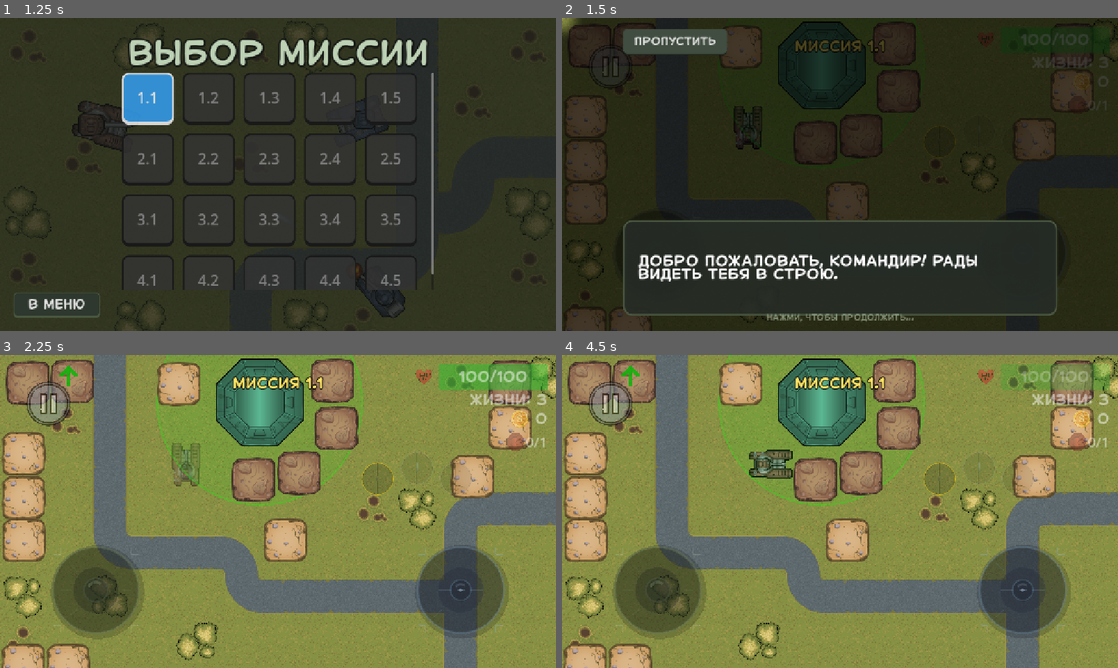
Above: before the commit, frames 1-4 (two rows, left to right).
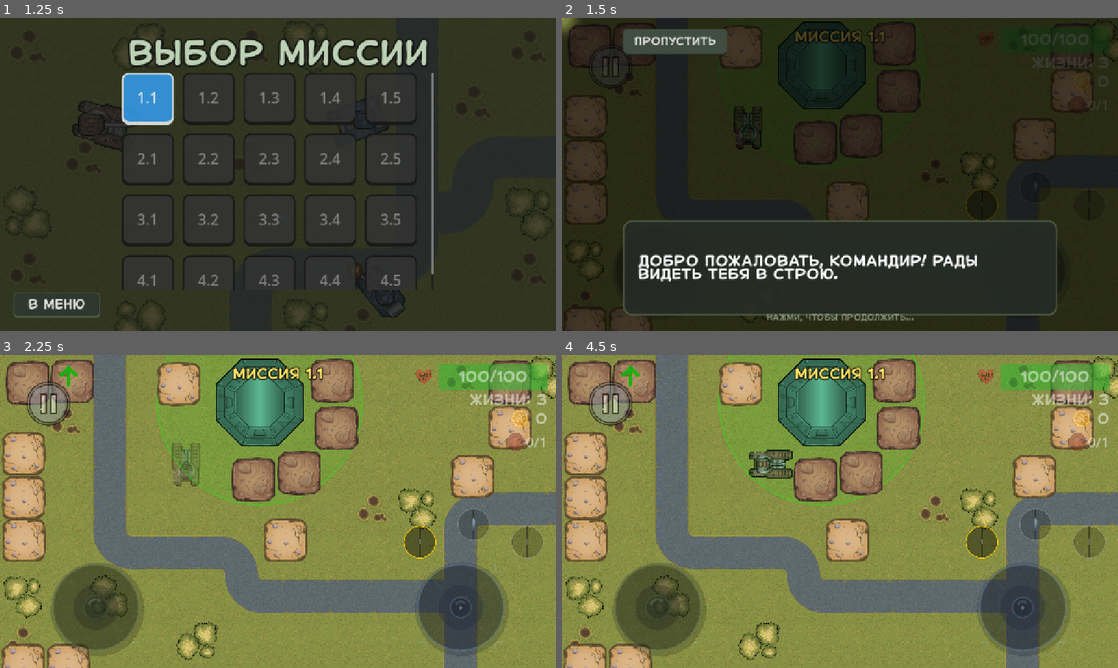
Above: after the commit, the same moments.

Repository: top-it-090304/Selyavi
Game: Godot game, scene res://scenes/MenuScenes/Menu.tscn
The game is run twice, just before and just after one commit, with the same random seed, the same clock (stepped at 60 frames per second) and the same inputs. Sound files missing from this copy of the repository are replaced by a short silence.
Inputs (mouse positions are in pixels of both pictures, inside the frame that each line leads up to):
- Up to frame 1 (1.25 s): click "Миссии" at 0.5 s
- Up to frame 2 (1.5 s): click "1.1" at 1.25 s
- Up to frame 3 (2.25 s): click "ПРОПУСТИТЬ" at 2 s
- Up to frame 4 (4.5 s): tap Enter at 2.75 s; move the mouse to (962, 495) at 2.77 s; hold D (move_right) 2.78-3.5 s; click (962, 495) at 2.92 s; drag from (728, 527) to (823, 401) at 3.52 s; move the mouse to (895, 442) at 4.27 s; hold D (move_right) from 4.28 s (still down)

Frame 1 is identical in both runs. In frame 2, 0.6% of the frame differs, in the area x 42-79%, y 4-65%; in frame 3, 6.4%; in frame 4, 7.4%, in the area x 9-99%, y 2-97%.

Commit message:
Mrrker fix

Diff:
--- a/scenes/Tank/HUD.tscn
+++ b/scenes/Tank/HUD.tscn
@@ -132,14 +132,6 @@
 label_settings = SubResource("LabelSettings_level")
 horizontal_alignment = 1
 
-[node name="PauseButton" type="TouchScreenButton" parent="."]
-modulate = Color(1, 1, 1, 0.5)
-position = Vector2(60, 60)
-scale = Vector2(0.2, 0.2)
-texture_normal = ExtResource("6")
-passby_press = true
-visibility_mode = 1
-
 [node name="Controls" type="Control" parent="."]
 layout_mode = 3
 anchors_preset = 15
@@ -156,11 +148,11 @@
 anchor_top = 1.0
 anchor_bottom = 1.0
 offset_left = 60.0
-offset_top = -280.0
+offset_top = -240.0
 offset_right = 320.0
 grow_vertical = 0
 theme_override_constants/margin_left = 60
-theme_override_constants/margin_bottom = 80
+theme_override_constants/margin_bottom = 40
 
 [node name="Joystick" parent="Controls/MoveJoystickContainer" instance=ExtResource("5")]
 layout_mode = 2
@@ -174,16 +166,30 @@
 anchor_right = 1.0
 anchor_bottom = 1.0
 offset_left = -320.0
-offset_top = -280.0
+offset_top = -240.0
 offset_right = -60.0
 grow_horizontal = 0
 grow_vertical = 0
 theme_override_constants/margin_right = 60
-theme_override_constants/margin_bottom = 80
+theme_override_constants/margin_bottom = 40
 
 [node name="Aim" parent="Controls/AimJoystickContainer" instance=ExtResource("5")]
 layout_mode = 2
 
-[node name="AmmoAnchor" type="Control" parent="Controls/AimJoystickContainer"]
-layout_mode = 2
+[node name="AmmoAnchor" type="Control" parent="."]
+layout_mode = 3
+anchors_preset = 3
+anchor_left = 1.0
+anchor_top = 1.0
+anchor_right = 1.0
+anchor_bottom = 1.0
+grow_horizontal = 0
+grow_vertical = 0
 mouse_filter = 2
+
+[node name="PauseButton" type="TouchScreenButton" parent="."]
+modulate = Color(1, 1, 1, 0.5)
+position = Vector2(60, 60)
+scale = Vector2(0.2, 0.2)
+texture_normal = ExtResource("6")
+visibility_mode = 1
--- a/scripts/Field.gd
+++ b/scripts/Field.gd
@@ -147,84 +147,46 @@
 	var style = StyleBoxFlat.new()
 	style.bg_color = Color(0.1, 0.11, 0.1, 0.96)
 	style.set_border_width_all(4)
+	# ВОССТАНОВЛЕНО: Зеленая окантовка для победы, красная для поражения
+	style.border_color = Color(0.2, 0.8, 0.2) if is_victory else Color(0.8, 0.2, 0.2)
 	style.set_corner_radius_all(20)
 	panel.add_theme_stylebox_override("panel", style)
 
 	var margin = MarginContainer.new()
-	margin.add_theme_constant_override("margin_left", 30)
-	margin.add_theme_constant_override("margin_right", 30)
-	margin.add_theme_constant_override("margin_top", 30)
-	margin.add_theme_constant_override("margin_bottom", 30)
+	margin.add_theme_constant_override("margin_left", 30); margin.add_theme_constant_override("margin_right", 30)
+	margin.add_theme_constant_override("margin_top", 30); margin.add_theme_constant_override("margin_bottom", 30)
 	panel.add_child(margin)
 
-	var vbox = VBoxContainer.new()
-	vbox.add_theme_constant_override("separation", 20)
-	margin.add_child(vbox)
+	var vbox = VBoxContainer.new(); vbox.add_theme_constant_override("separation", 20); margin.add_child(vbox)
+	var title = Label.new(); title.text = "ПОБЕДА!" if is_victory else "ПОРАЖЕНИЕ"; title.horizontal_alignment = HORIZONTAL_ALIGNMENT_CENTER; title.add_theme_font_size_override("font_size", 48); vbox.add_child(title)
+	var desc = Label.new(); desc.text = reason; desc.horizontal_alignment = HORIZONTAL_ALIGNMENT_CENTER; desc.autowrap_mode = TextServer.AUTOWRAP_WORD_SMART; desc.custom_minimum_size = Vector2(400, 0); vbox.add_child(desc)
 
-	var title = Label.new()
-	title.text = "ПОБЕДА!" if is_victory else "ПОРАЖЕНИЕ"
-	title.horizontal_alignment = HORIZONTAL_ALIGNMENT_CENTER
-	title.add_theme_font_size_override("font_size", 48)
-	vbox.add_child(title)
-
-	var desc = Label.new()
-	desc.text = reason
-	desc.horizontal_alignment = HORIZONTAL_ALIGNMENT_CENTER
-	desc.autowrap_mode = TextServer.AUTOWRAP_WORD_SMART
-	desc.custom_minimum_size = Vector2(400, 0)
-	vbox.add_child(desc)
-
-	var btn_container = VBoxContainer.new()
-	btn_container.add_theme_constant_override("separation", 12)
-	vbox.add_child(btn_container)
+	var btn_container = VBoxContainer.new(); btn_container.add_theme_constant_override("separation", 12); vbox.add_child(btn_container)
 
 	var style_btn = func(btn: Button):
 		btn.custom_minimum_size = Vector2(0, 56)
-		var btn_style = StyleBoxFlat.new()
-		btn_style.bg_color = Color(0.2, 0.22, 0.2)
-		btn_style.set_corner_radius_all(12)
-		btn.add_theme_stylebox_override("normal", btn_style)
-		btn.add_theme_font_size_override("font_size", 24)
+		var btn_style = StyleBoxFlat.new(); btn_style.bg_color = Color(0.2, 0.22, 0.2); btn_style.set_corner_radius_all(12)
+		btn.add_theme_stylebox_override("normal", btn_style); btn.add_theme_font_size_override("font_size", 24)
 
 	if is_victory and current_level < 20:
-		var btn_next = Button.new()
-		btn_next.text = "СЛЕДУЮЩАЯ МИССИЯ"
-		style_btn.call(btn_next)
-		btn_container.add_child(btn_next)
-		btn_next.pressed.connect(func():
-			get_tree().paused = false
-			var next_lvl = current_level + 1
-			if SaveManager: SaveManager.current_level = next_lvl
-			get_tree().change_scene_to_file("res://scenes/Levels/Level_" + str(next_lvl) + ".tscn")
-		)
+		var btn_next = Button.new(); btn_next.text = "СЛЕДУЮЩАЯ МИССИЯ"; style_btn.call(btn_next); btn_container.add_child(btn_next)
+		btn_next.pressed.connect(func(): get_tree().paused = false; var next_lvl = current_level + 1; if SaveManager: SaveManager.current_level = next_lvl; get_tree().change_scene_to_file("res://scenes/Levels/Level_" + str(next_lvl) + ".tscn"))
 
-	var btn_retry = Button.new()
-	btn_retry.text = "ИГРАТЬ СНОВА"
-	style_btn.call(btn_retry)
-	btn_container.add_child(btn_retry)
-	btn_retry.pressed.connect(func():
-		get_tree().paused = false
-		get_tree().reload_current_scene()
-	)
+	var btn_retry = Button.new(); btn_retry.text = "ИГРАТЬ СНОВА"; style_btn.call(btn_retry); btn_container.add_child(btn_retry)
+	btn_retry.pressed.connect(func(): get_tree().paused = false; get_tree().reload_current_scene())
 
-	var btn_menu = Button.new()
-	btn_menu.text = "В ГЛАВНОЕ МЕНЮ"
-	style_btn.call(btn_menu)
-	btn_container.add_child(btn_menu)
-	btn_menu.pressed.connect(func():
-		get_tree().paused = false
-		get_tree().change_scene_to_file("res://scenes/MenuScenes/Menu.tscn")
-	)
+	# ВОССТАНОВЛЕНО: Кнопка выбора миссии
+	var btn_levels = Button.new(); btn_levels.text = "ВЫБОР МИССИИ"; style_btn.call(btn_levels); btn_container.add_child(btn_levels)
+	btn_levels.pressed.connect(func(): get_tree().paused = false; get_tree().change_scene_to_file("res://scenes/MenuScenes/LevelSelector.tscn"))
+
+	var btn_menu = Button.new(); btn_menu.text = "В ГЛАВНОЕ МЕНЮ"; style_btn.call(btn_menu); btn_container.add_child(btn_menu)
+	btn_menu.pressed.connect(func(): get_tree().paused = false; get_tree().change_scene_to_file("res://scenes/MenuScenes/Menu.tscn"))
 
 func _cleanup_global_objects():
 	for node in get_tree().root.get_children():
 		if node == get_tree().current_scene: continue
-		if node.is_in_group("enemies") or node.name.contains("Bullet"):
-			node.queue_free()
+		if node.is_in_group("enemies") or node.name.contains("Bullet"): node.queue_free()
 
 func toggle_pause():
 	if get_tree().paused: return
-	get_tree().paused = true
-	var p = _pauseScene.instantiate()
-	p.process_mode = Node.PROCESS_MODE_ALWAYS
-	add_child(p)
+	get_tree().paused = true; var p = _pauseScene.instantiate(); p.process_mode = Node.PROCESS_MODE_ALWAYS; add_child(p)
--- a/scripts/HUD.gd
+++ b/scripts/HUD.gd
@@ -68,6 +68,8 @@
 	_setup_warning_label()
 
 	var pause_btn = get_node_or_null("PauseButton")
+	if not pause_btn: pause_btn = find_child("PauseButton", true)
+
 	if pause_btn:
 		pause_btn.pressed.connect(_on_pause_pressed)
 		pause_btn.modulate.a = 0.5
@@ -94,20 +96,24 @@
 		scene._on_TouchScreenButton_pressed()
 
 func _setup_ammo_selection():
-	if !_ammo_anchor: return
+	if !_ammo_anchor or !_aim_joy_c: return
 	for c in _ammo_anchor.get_children(): c.queue_free()
 
 	var loadout = AMMO_DEFAULT_LOADOUT
 	if _player != null and is_instance_valid(_player) and _player.has_method("get_ammo_loadout"):
 		loadout = _player.get_ammo_loadout()
 
-	var angles = [-2.1, -1.57, -1.05]
-	var radius = 180.0
+	var joy_center = _aim_joy_c.global_position + _aim_joy_c.size / 2
+	var anchor_pos = _ammo_anchor.global_position
+	var relative_joy = joy_center - anchor_pos
+
+	var angles = [-2.2, -1.57, -0.94]
+	var radius = 210.0
 
 	for i in range(3):
 		var touch_btn = TouchScreenButton.new()
 		var offset = Vector2(cos(angles[i]), sin(angles[i])) * radius
-		touch_btn.position = offset - Vector2(AMMO_HITBOX_SIZE/2, AMMO_HITBOX_SIZE/2)
+		touch_btn.position = relative_joy + offset - Vector2(AMMO_HITBOX_SIZE/2, AMMO_HITBOX_SIZE/2)
 
 		var slot = Panel.new()
 		slot.mouse_filter = Control.MOUSE_FILTER_IGNORE
@@ -165,7 +171,7 @@
 	for i in range(3):
 		if not _ammo_buttons.has(i): continue
 		var slot = _ammo_buttons[i]
-		var cd = slot.get_node("Cooldown")
+		var cd = slot.get_node("Cooldown") as TextureProgressBar
 		if timer and not timer.is_stopped() and i == _player.get("_current_ammo_slot"):
 			cd.visible = true
 			cd.value = (timer.time_left / timer.wait_time) * 100
@@ -180,6 +186,7 @@
 		slot.add_theme_stylebox_override("panel", style)
 
 func _setup_buff_icon():
+	if has_node("BuffMarginContainer"): return
 	var buff_margin = MarginContainer.new()
 	buff_margin.name = "BuffMarginContainer"
 	add_child(buff_margin)
@@ -195,10 +202,39 @@
 	if _buffIcon: _buffIcon.visible = show_buff
 
 func _setup_warning_label():
-	_warningLabel = find_child("WarningLabel", true)
+	# ИСПРАВЛЕНИЕ: Центрированный VBoxContainer для всех надписей сверху
+	var top_center = find_child("TopCenter", true)
+	if !top_center: return
+
+	# Убеждаемся, что TopCenter - это CenterContainer или имеет правильные якоря
+	top_center.set_anchors_and_offsets_preset(Control.PRESET_CENTER_TOP)
+
+	var vbox = VBoxContainer.new()
+	vbox.name = "CenterLabelsVBox"
+	# Заставляем VBox растягиваться по ширине для центрирования текста
+	vbox.custom_minimum_size = Vector2(800, 0)
+	top_center.add_child(vbox)
+
+	# Перемещаем LevelLabel (номер миссии) в этот VBox
+	if _levelLabel and _levelLabel.get_parent():
+		_levelLabel.get_parent().remove_child(_levelLabel)
+		vbox.add_child(_levelLabel)
+		_levelLabel.horizontal_alignment = HORIZONTAL_ALIGNMENT_CENTER
+
+	_warningLabel = Label.new()
+	_warningLabel.name = "WarningLabel"
+	_warningLabel.text = "ШТАБ АТАКУЮТ!"
+	_warningLabel.horizontal_alignment = HORIZONTAL_ALIGNMENT_CENTER
+	_warningLabel.add_theme_font_size_override("font_size", 42)
+	_warningLabel.add_theme_color_override("font_color", Color(1, 0.2, 0.2))
+	_warningLabel.add_theme_color_override("font_outline_color", Color.BLACK)
+	_warningLabel.add_theme_constant_override("outline_size", 12)
+
+	vbox.add_child(_warningLabel)
+	_warningLabel.visible = false
 
 func trigger_base_attack_warning(base_pos: Vector2):
-	_base_under_attack = true; _player_base_pos = base_pos; _attack_warning_timer = 3.0
+	_base_under_attack = true; _player_base_pos = base_pos; _attack_warning_timer = 4.0
 	if _warningLabel: _warningLabel.visible = true
 
 func _setup_marker_overlay():
@@ -264,17 +300,22 @@
 func highlight_health():
 	if _healthProgress:
 		var tween = create_tween().set_parallel(true)
-		tween.tween_property(_healthProgress, "modulate:a", 1.0, 0.2)
-		if _healthLabel: tween.tween_property(_healthLabel, "modulate:a", 1.0, 0.2)
-		get_tree().create_timer(2.0).timeout.connect(func():
+		tween.tween_property(_healthProgress, "modulate:a", 1.0, 0.5)
+		if _healthLabel: tween.tween_property(_healthLabel, "modulate:a", 1.0, 0.5)
+		get_tree().create_timer(4.0).timeout.connect(func():
 			var fade = create_tween().set_parallel(true)
-			fade.tween_property(_healthProgress, "modulate:a", 0.5, 1.0)
-			if _healthLabel: fade.tween_property(_healthLabel, "modulate:a", 0.5, 1.0)
+			fade.tween_property(_healthProgress, "modulate:a", 0.5, 2.0)
+			if _healthLabel: fade.tween_property(_healthLabel, "modulate:a", 0.5, 2.0)
 		)
 
 func _on_marker_overlay_draw():
 	if _player == null or not is_instance_valid(_player): return
 	var cam_transform = _player.get_viewport().get_canvas_transform(); var cam_pos = cam_transform.affine_inverse().get_origin(); var cam_scale = cam_transform.get_scale(); var view_size = get_viewport().get_visible_rect().size / cam_scale; var screen_rect = Rect2(cam_pos, view_size)
+
+	# ВОССТАНОВЛЕНО: Маркер штаба под атакой
+	if _base_under_attack:
+		_draw_marker_for(_player_base_pos, Color.GREEN, _marker_icons.warning, screen_rect, true, 1.0)
+
 	var enemy_bases = get_tree().get_nodes_in_group("bases").filter(func(b): return b.get("type_base") == 1)
 	if enemy_bases.size() == 0:
 		for enemy in get_tree().get_nodes_in_group("enemies"):
@@ -289,12 +330,27 @@
 	if screen_rect.has_point(target_pos): return
 	var center = screen_rect.get_center(); var dir = (target_pos - center).normalized(); var dist = center.distance_to(target_pos); var marker_pos = _get_intersect_pos(center, dir, screen_rect); var margin = 80.0
 	marker_pos.x = clamp(marker_pos.x, screen_rect.position.x + margin, screen_rect.end.x - margin); marker_pos.y = clamp(marker_pos.y, screen_rect.position.y + margin, screen_rect.end.y - margin)
-	var draw_pos = _player.get_viewport().get_canvas_transform() * marker_pos; var base_scale = clamp(remap(dist, 800, 3000, max_scale, 0.5), 0.5, max_scale); var scale_factor = base_scale * (SaveManager.get_setting("game", "marker_scale", 1.0) if SaveManager else 1.0)
-	if pulse: scale_factor *= 1.0 + (sin(Time.get_ticks_msec() * 0.005) * 0.12)
-	_marker_overlay.draw_circle(draw_pos, 25 * scale_factor, Color(0, 0, 0, 0.4)); _marker_overlay.draw_circle(draw_pos, 22 * scale_factor, Color(color.r, color.g, color.b, 0.7))
+	var draw_pos = _player.get_viewport().get_canvas_transform() * marker_pos;
+
+	var base_scale = clamp(remap(dist, 800, 3000, max_scale, 0.5), 0.5, max_scale)
+	var scale_factor = base_scale * (SaveManager.get_setting("game", "marker_scale", 1.0) if SaveManager else 1.0)
+	if pulse: scale_factor *= 1.0 + (sin(Time.get_ticks_msec() * 0.005) * 0.15)
+
+	_marker_overlay.draw_circle(draw_pos, 45 * scale_factor, Color(0, 0, 0, 0.4))
+	_marker_overlay.draw_circle(draw_pos, 40 * scale_factor, Color(color.r, color.g, color.b, 0.7))
 	if icon:
-		var icon_size = Vector2(32, 32) * scale_factor; _marker_overlay.draw_texture_rect(icon, Rect2(draw_pos - icon_size/2, icon_size), false, Color(1, 1, 1, 0.9))
-	var pts = PackedVector2Array([draw_pos + dir * (35 * scale_factor), draw_pos + dir.rotated(0.4) * (20 * scale_factor), draw_pos + dir.rotated(-0.4) * (20 * scale_factor)]); _marker_overlay.draw_colored_polygon(pts, Color(color.r, color.g, color.b, 0.7))
+		var icon_size = Vector2(56, 56) * scale_factor
+		_marker_overlay.draw_texture_rect(icon, Rect2(draw_pos - icon_size/2, icon_size), false, Color(1, 1, 1, 0.9))
+
+	# Сдвигаем стрелку дальше от центра, чтобы она не заходила внутрь круга (радиус круга 40)
+	var tip_dist = 65 * scale_factor
+	var base_dist = 42 * scale_factor
+	var pts = PackedVector2Array([
+		draw_pos + dir * tip_dist,
+		draw_pos + dir.rotated(0.4) * base_dist,
+		draw_pos + dir.rotated(-0.4) * base_dist
+	])
+	_marker_overlay.draw_colored_polygon(pts, Color(color.r, color.g, color.b, 0.7))
 
 func _get_intersect_pos(center: Vector2, dir: Vector2, rect: Rect2) -> Vector2:
 	var t_max = Vector2.ZERO
